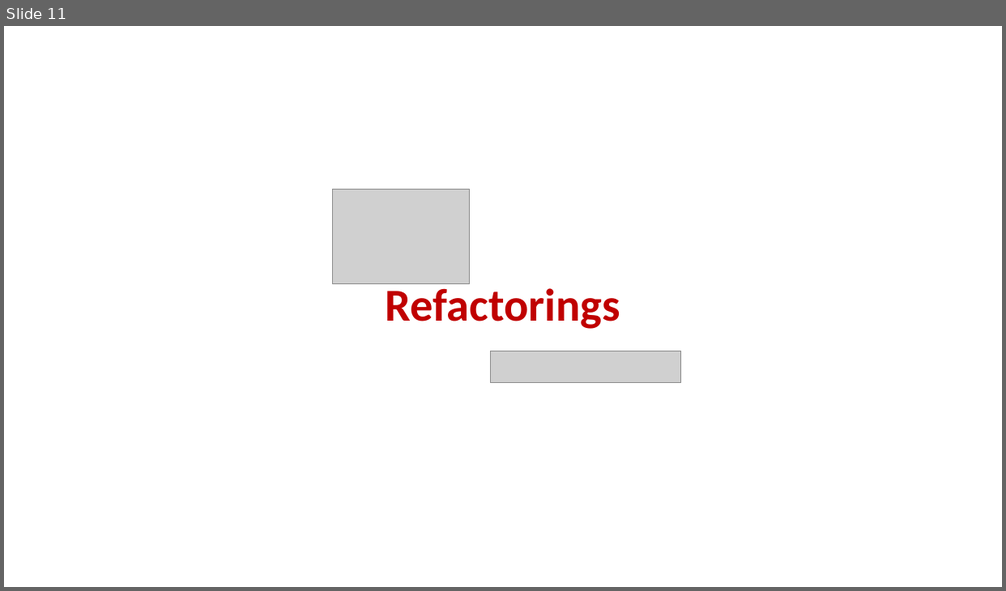
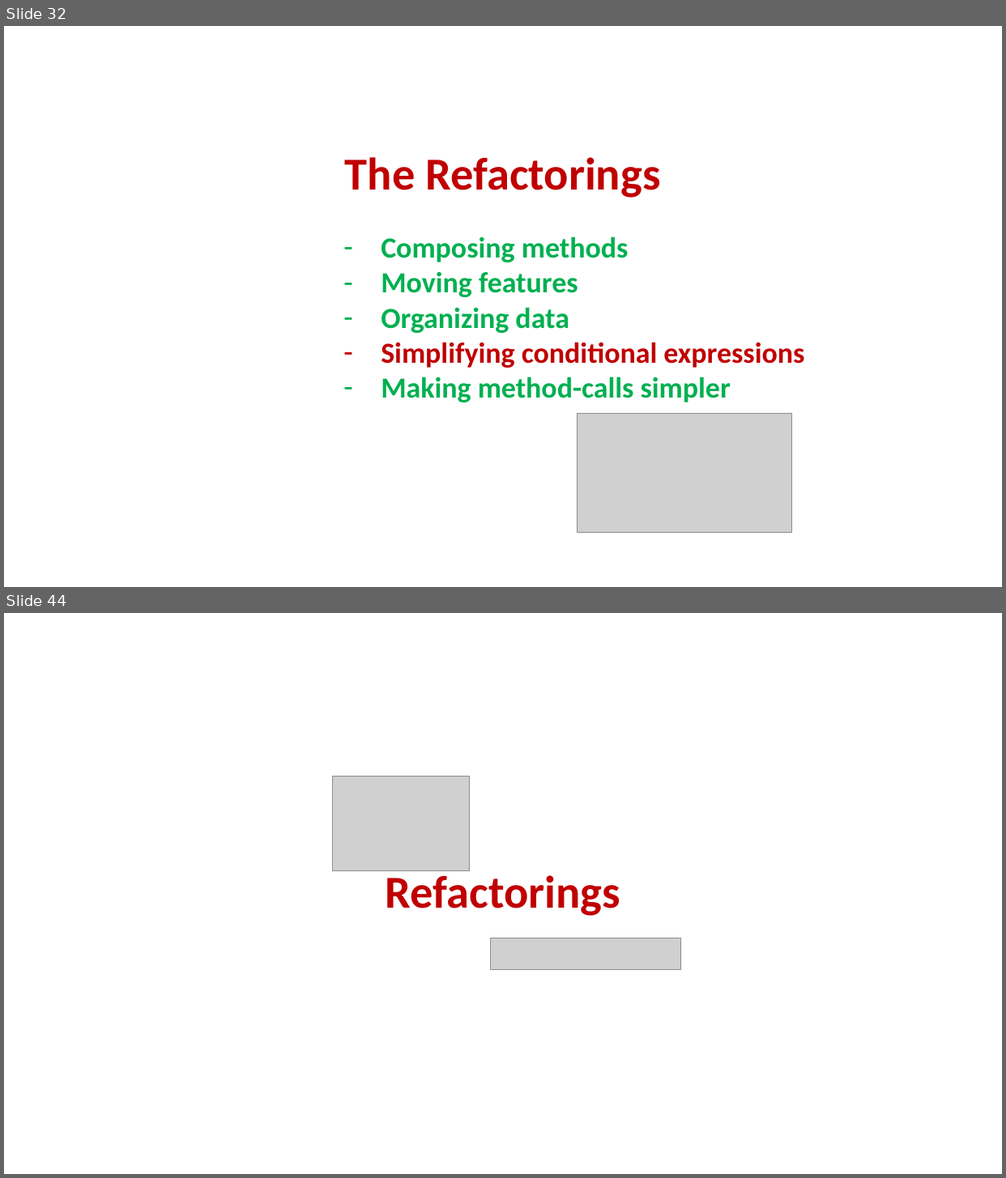
Before and after one commit to stevenschwenke/SoftwareEngineeringCourse, a slide deck: 06_refactoring/refactoring_slides.pptx. Shown one above the other, each under a label of ours: slide 11 before the commit, slides 32 and 44 after it; the slides between them are not shown. The pictures are 1006x591 and 1006x1178 pixels, drawn with LibreOffice and Linux fonts; fonts in the diff are those of the drawing; grey boxes stand for pictures. Boxes give left, top, right and bottom in pixels: in the first picture for what was removed or moved away, otherwise in the second. Text is boxed around its words. In the diff, an @@ line names an element or a change of style, - is before the commit and + after.

Commit message:
Polish slides chapter "Refactoring"

```diff
--- a/06_refactoring/refactoring_slides.pptx
+++ b/06_refactoring/refactoring_slides.pptx
@@ slide 32 added at box(4, 26, 1002, 587), background #FFFFFF @@
@@ text added at box(345, 157, 660, 198), 44 pt, text #C00000, bold @@
+The Refactorings
@@ text added at box(381, 237, 804, 403), 28 pt, text #00B050, bold @@
+– Composing methods
+– Moving features
+– Organizing data
+– Simplifying conditional expressions
+– Making method-calls simpler
@@ picture added at box(577, 414, 792, 533) @@
@@ what was slide 11 is now slide 44 @@
```
Also in this commit, not shown: 3 slides changed, 32 other slides added.
